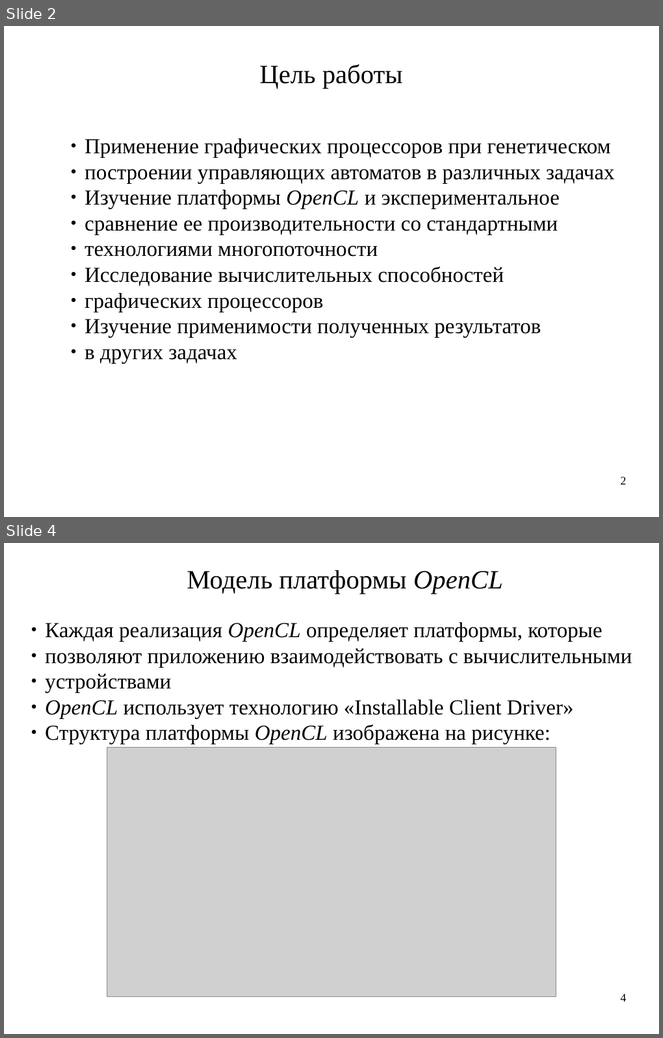
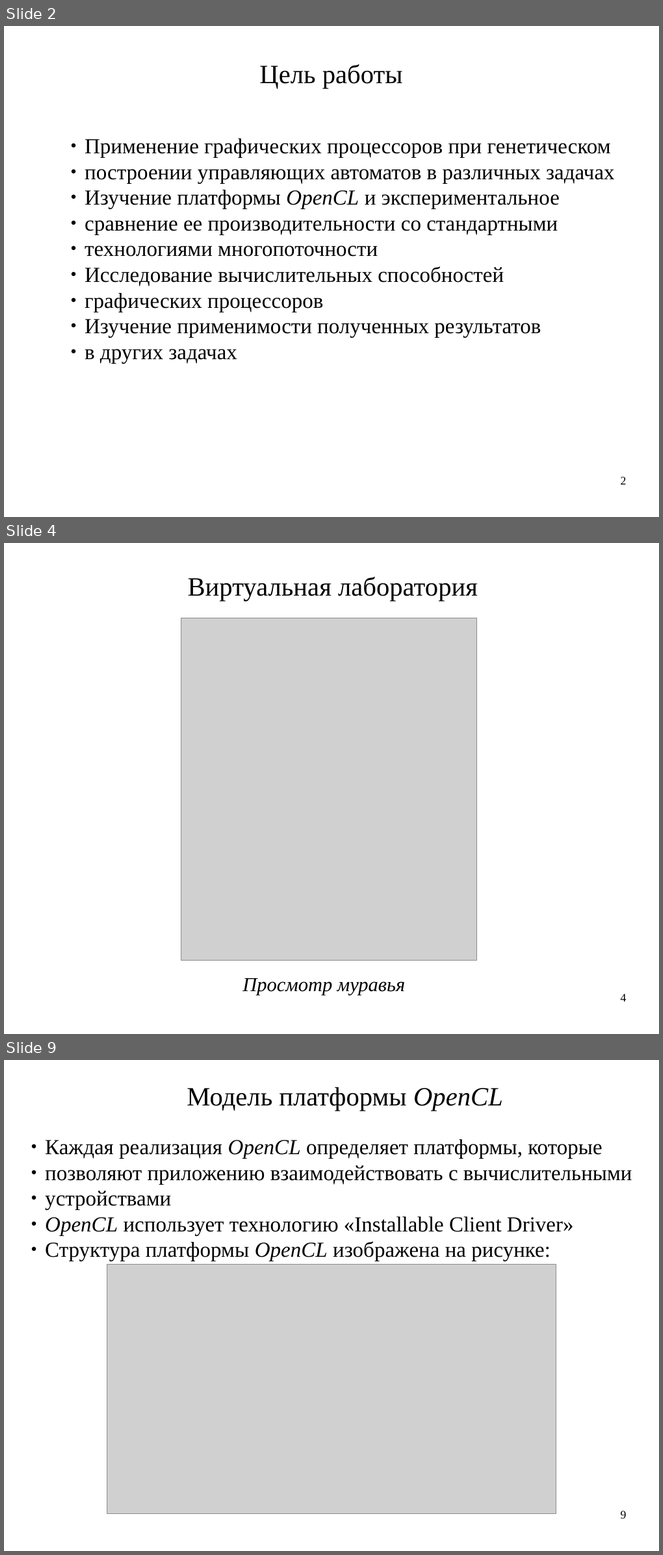
Before and after one commit to artem-bochkarev/master-work, a slide deck: Papers/PresentationKMU.odp. Shown one above the other, each under a label of ours: slides 2 and 4 before the commit, slides 2, 4 and 9 after it; the slides between them are not shown. The pictures are 663x1038 and 663x1555 pixels, drawn with LibreOffice and Linux fonts; fonts in the diff are those of the drawing; grey boxes stand for pictures. Boxes give left, top, right and bottom in pixels: in the first picture for what was removed or moved away, otherwise in the second. Text is boxed around its words. In the diff, an @@ line names an element or a change of style, - is before the commit and + after.

Commit message:
New images and presentation

```diff
--- a/Papers/PresentationKMU.odp
+++ b/Papers/PresentationKMU.odp
@@ slide 4 added at [4, 543, 659, 1034], background #FFFFFF @@
@@ text added at [188, 577, 478, 601], 32 pt, text #000000 @@
+Виртуальная лаборатория
@@ picture added at [181, 618, 477, 961] @@
@@ text added at [243, 979, 405, 995], 24 pt, text #000000, italic @@
+Просмотр муравья
@@ page number added at [621, 994, 627, 1002], 14 pt, text #000000 @@
+4
@@ what was slide 4 is now slide 9 @@
@@ page number at [621, 1511, 627, 1519]: text changed @@
-4
+9
```
Also in this commit, not shown: 1 slide changed, 4 other slides added, 2 other files.
